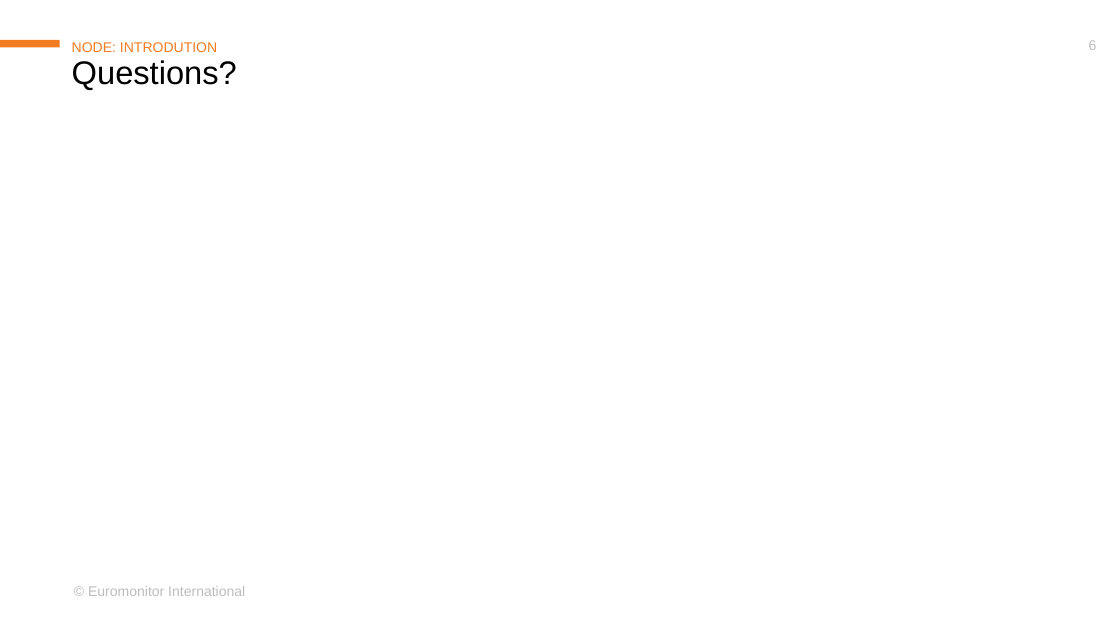
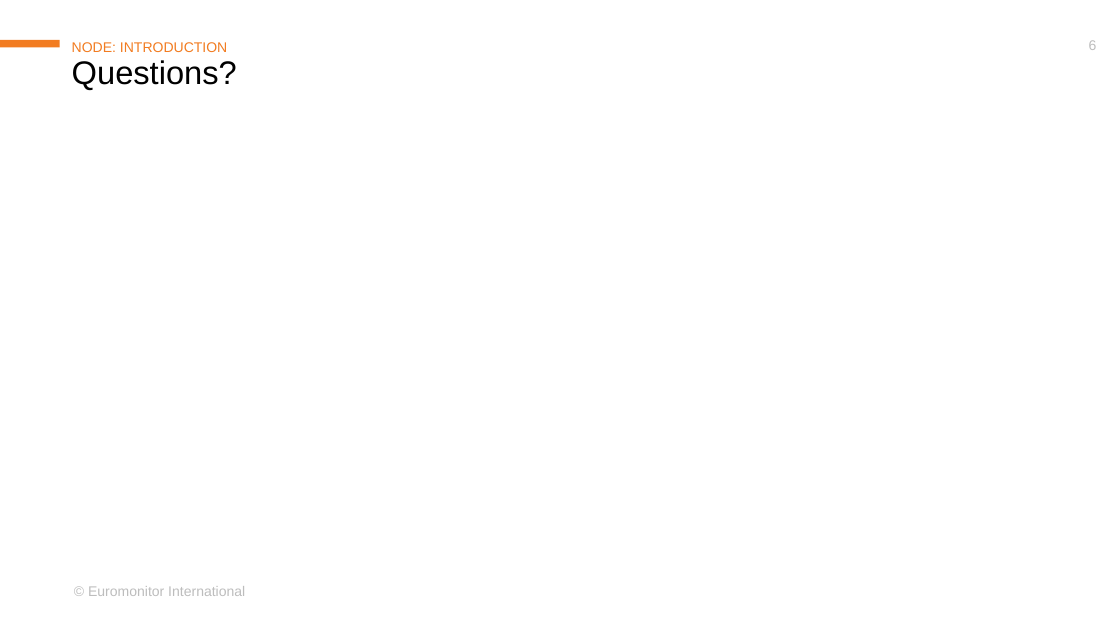
Before and after one commit to barend-erasmus/node-introduction, a slide deck: slide 6 of Node-Introduction.pptx. Drawn at 1120x630 pixels with LibreOffice and Linux fonts; fonts in the diff are those of the drawing; background and template pictures are left out. Boxes give left, top, right and bottom in pixels: in the first picture for what was removed or moved away, otherwise in the second. Text is boxed around its words. In the diff, an @@ line names an element or a change of style, - is before the commit and + after.

Commit message:
update

```diff
--- a/Node-Introduction.pptx
+++ b/Node-Introduction.pptx
@@ title at [72, 42, 227, 52]: text changed @@
-NODE: INTRODUTION
+NODE: INTRODUCTION
```
Also in this commit, not shown: 1 other slide changed.
